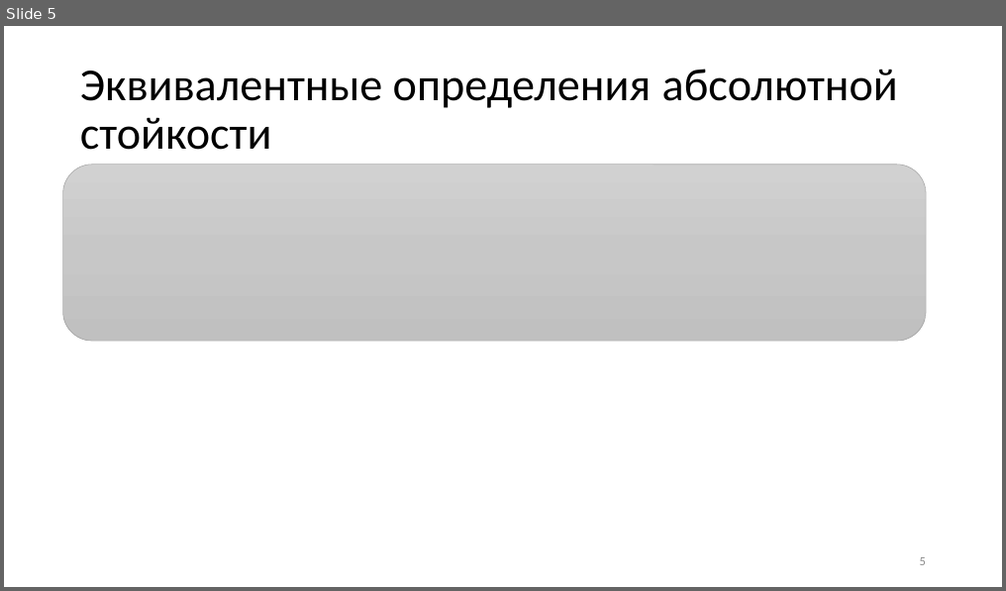
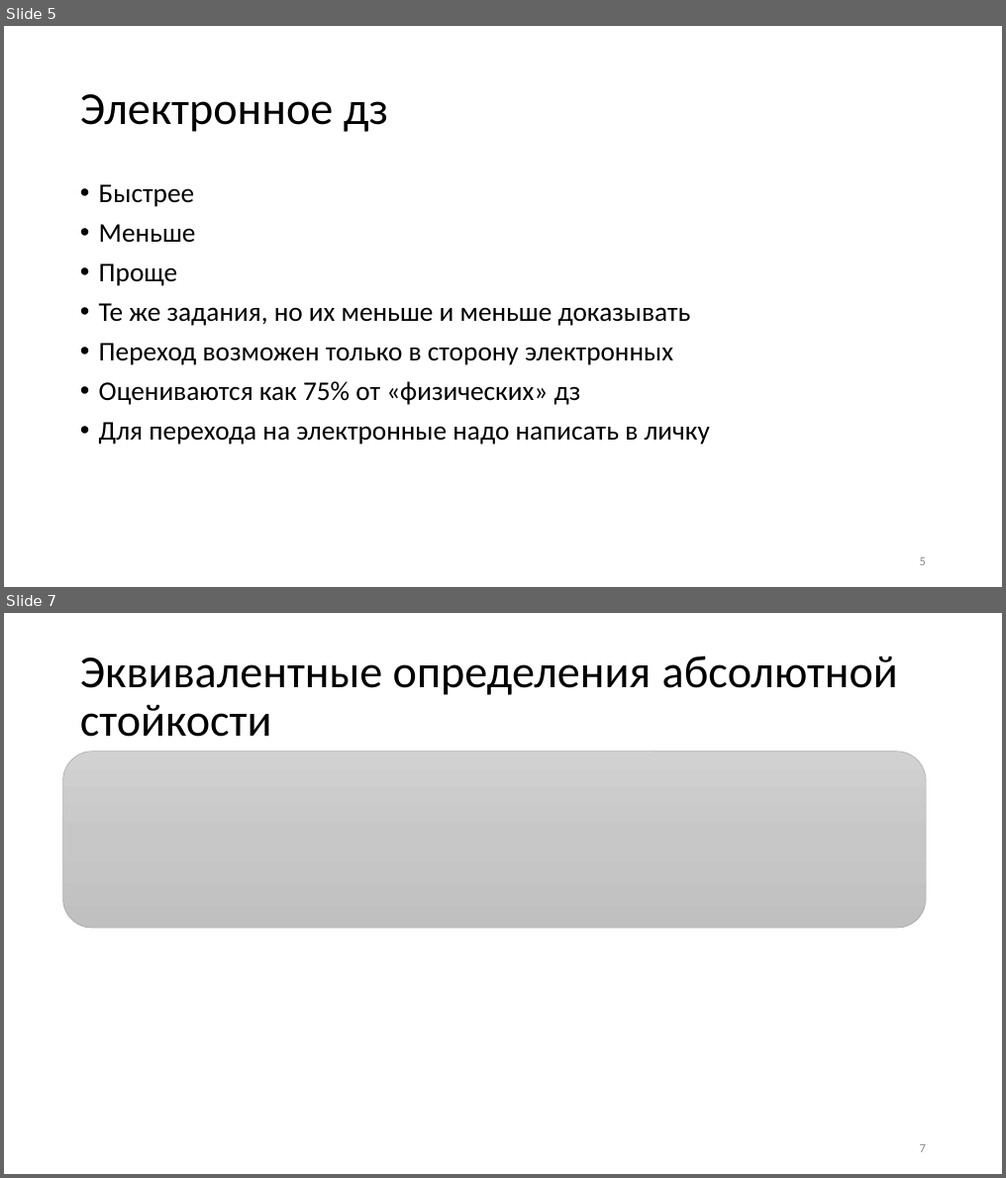
Before and after one commit to CryptoCourse/CryptoLectures, a slide deck: Lectures/Lecture1-b.pptx. Shown one above the other, each under a label of ours: slide 5 before the commit, slides 5 and 7 after it; the slides between them are not shown. The pictures are 1006x591 and 1006x1178 pixels, drawn with LibreOffice and Linux fonts; fonts in the diff are those of the drawing; grey boxes stand for pictures. Boxes give left, top, right and bottom in pixels: in the first picture for what was removed or moved away, otherwise in the second. Text is boxed around its words. In the diff, an @@ line names an element or a change of style, - is before the commit and + after.

```diff
--- a/Lectures/Lecture1-b.pptx
+++ b/Lectures/Lecture1-b.pptx
@@ slide 5 added at (4, 26, 1002, 587), background #FFFFFF @@
@@ title added at (80, 94, 388, 132), 44 pt, text #000000 @@
+Электронное дз
@@ text added at (99, 184, 710, 445), 26 pt, text #000000 @@
+• Быстрее
+• Меньше
+• Проще
+• Те же задания, но их меньше и меньше доказывать
+• Переход возможен только в сторону электронных
+• Оцениваются как 75% от «физических» дз
+• Для перехода на электронные надо написать в личку
@@ page number added at (920, 558, 926, 566), 12 pt, text #8C8C8C @@
+5
@@ what was slide 5 is now slide 7 @@
@@ page number at (920, 1145, 926, 1153): text changed @@
-5
+7
```
Also in this commit, not shown: 3 slides changed, 4 other slides added, 3 other files.
